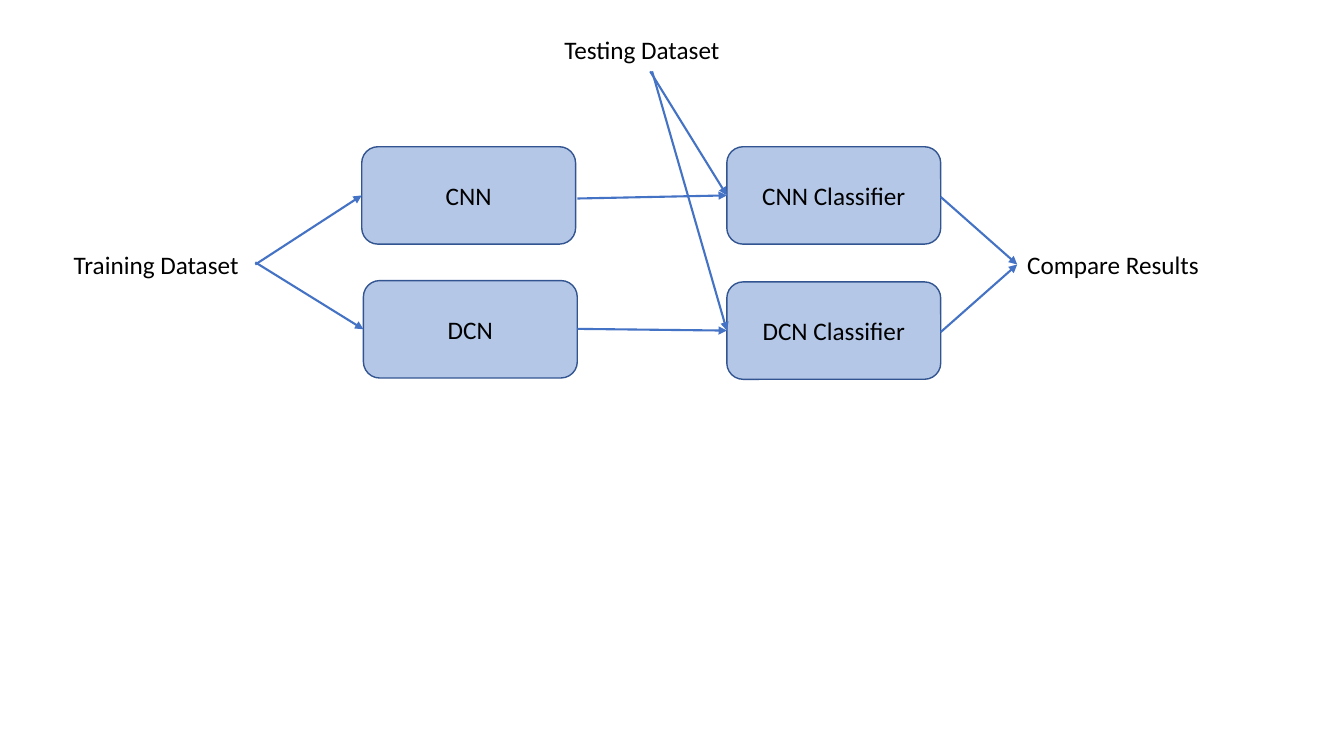
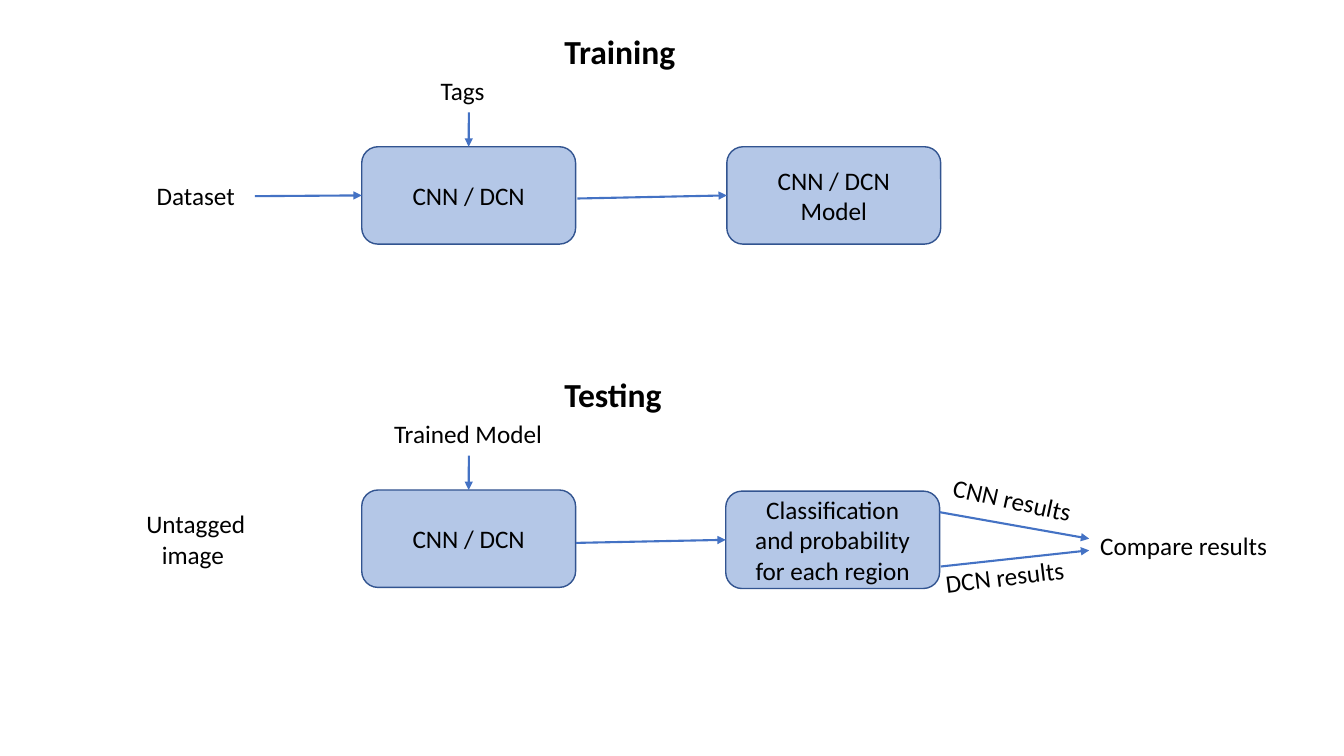
Before and after one commit to andyro2/Pneumonia-Detection-from-Chest-X-Rays-with-Robustness-to-Deformations, a slide deck: slide 1 of Report files/Project schematics.pptx. Drawn at 1344x756 pixels with LibreOffice and Linux fonts; fonts in the diff are those of the drawing. Boxes give left, top, right and bottom in pixels: in the first picture for what was removed or moved away, otherwise in the second. Text is boxed around its words. In the diff, an @@ line names an element or a change of style, - is before the commit and + after.

```diff
--- a/Report files/Project schematics.pptx
+++ b/Report files/Project schematics.pptx
@@ text at [564,40,675,70]: text changed; size 18 to 24 pt; bold on @@
-Testing Dataset
+Training
@@ text added at [441,83,485,105], 18 pt, text #000000 @@
+Tags
@@ arrow removed from (650, 72) to (727, 196) @@
@@ arrow removed from (652, 72) to (727, 331) @@
@@ arrow moved from (941, 332) - (1017, 264) to (469, 112) - (469, 147) @@
@@ text in rounded rectangle at [778,173,890,220]: text changed @@
-CNN Classifier
+CNN / DCN
+Model
@@ text at [157,188,235,206]: text changed @@
-Training Dataset
+Dataset
@@ arrow moved from (255, 264) - (362, 196) to (255, 197) - (362, 196) @@
@@ text in rounded rectangle at [413,188,525,205]: text changed @@
-CNN
+CNN / DCN
@@ arrow removed from (941, 197) to (1017, 264) @@
@@ arrow removed from (255, 262) to (364, 330) @@
@@ rounded rectangle removed at [727,282,941,380] @@
-DCN Classifier
@@ text added at [564,383,661,413], 24 pt, text #000000, bold @@
+Testing
@@ text added at [394,425,541,444], 18 pt, text #000000 @@
+Trained Model
@@ arrow added from (469, 456) to (469, 490), #4472C4 1.5 pt @@
@@ rounded rectangle "CNN / DCN": place and size @@
-rounded rectangle "CNN / DCN" at [364,280,578,378]
+rounded rectangle "CNN / DCN" at [362,490,576,588]
@@ rounded rectangle added at [726,491,940,589], fill #B4C7E7, outline #325491 1 pt, 18 pt, text #000000 @@
+Classification
+and probability for each region
@@ text added at [952,481,997,505], 18 pt, text #000000 @@
+CNN results
@@ text added at [146,515,245,569], 18 pt, text #000000 @@
+Untagged image
@@ text in rounded rectangle at [413,531,525,548]: text changed @@
-DCN
+CNN / DCN
@@ arrow added from (940, 512) to (1090, 538), #4472C4 1.5 pt @@
@@ text at [1100,537,1267,559]: text changed @@
-Compare Results
+Compare results
@@ arrow moved from (578, 329) - (727, 331) to (577, 543) - (726, 540) @@
@@ arrow added from (941, 567) to (1090, 551), #4472C4 1.5 pt @@
@@ text added at [947,571,992,593], 18 pt, text #000000 @@
+DCN results
```
Also in this commit, not shown: 2 other files.
